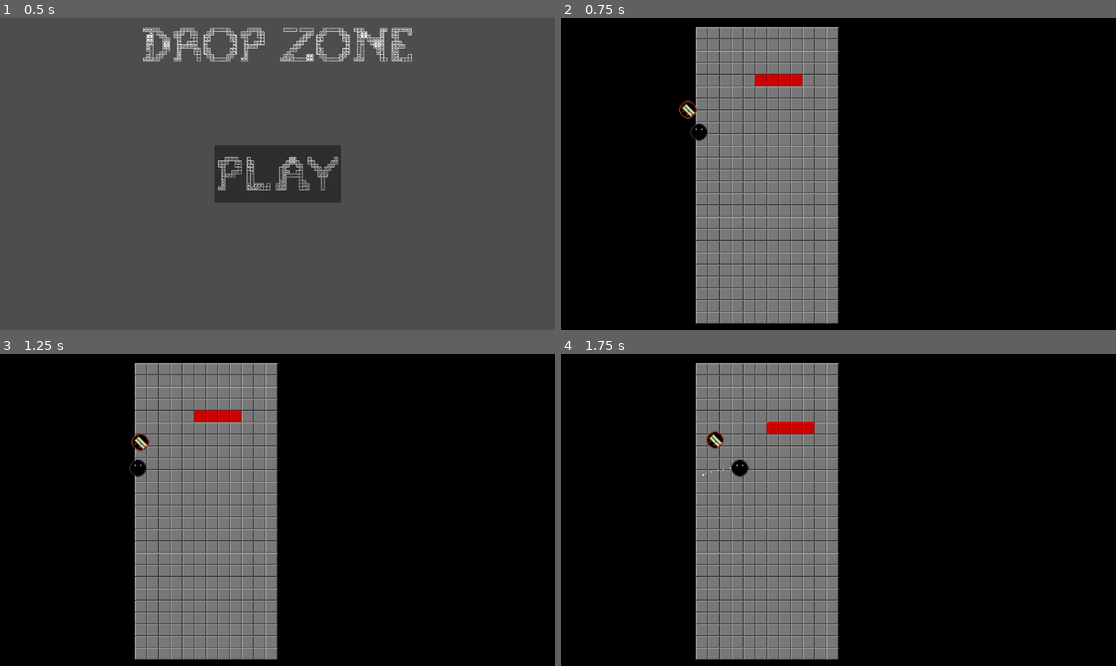
Above: before the commit, frames 1-4 (two rows, left to right).
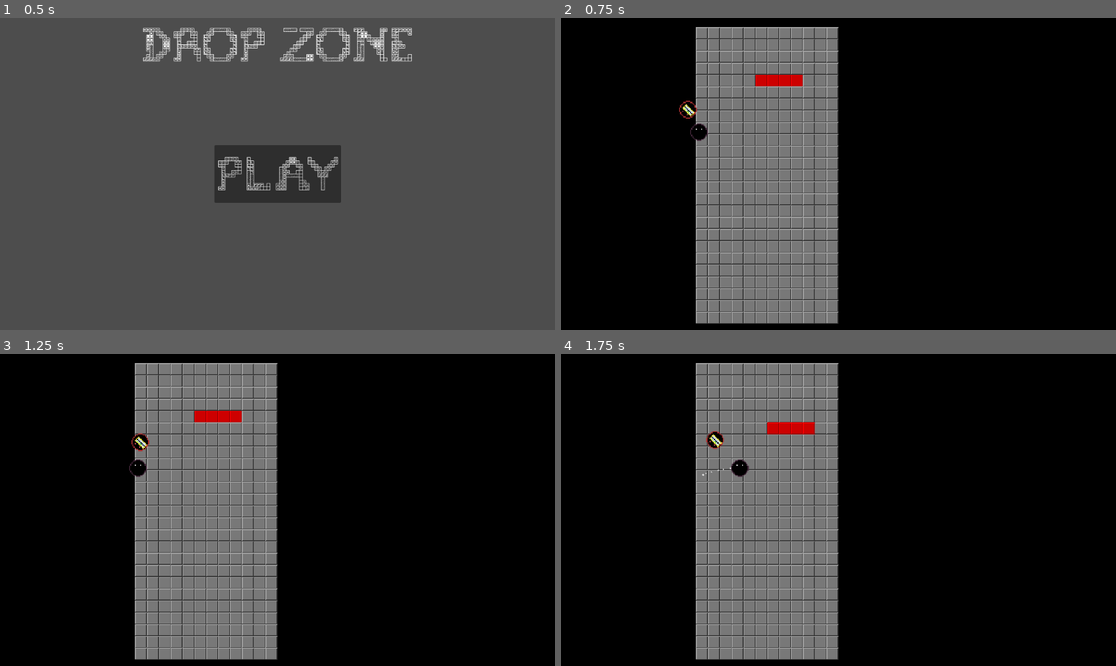
Above: after the commit, the same moments.

Repository: CodeOS99/DropZone
Game: Godot game, scene res://scenes/main_menu.tscn
Same seed, same stepped clock (60 frames per second), same inputs: the game is played once before the commit and once after it. The engine's default icon, where the game draws it, is replaced by a stand-in: a white triangle on a blue panel in a dark square.
Inputs:
- Up to frame 1 (0.5 s): no input
- Up to frame 2 (0.75 s): click "PLAY" at 0.5 s
- Up to frame 3 (1.25 s): no input
- Up to frame 4 (1.75 s): tap Enter at 1.25 s; hold D (right) from 1.28 s (still down); tap M (change_mode) at 1.35 s

Frame 1 is identical in both runs. In frame 2, 0.4% of the frame differs, in the area x 21-50%, y 3-98%; in frame 3, 0.4%; in frame 4, 0.4%.

Commit message:
Implemented the enemy moving towards a chosen random target tile

Diff:
--- a/project.godot
+++ b/project.godot
@@ -18,6 +18,10 @@
 [editor_plugins]
 
 enabled=PackedStringArray("res://addons/godot_super-wakatime/plugin.cfg")
+
+[global_group]
+
+TetrisBoard=""
 
 [gui]
 
@@ -67,5 +71,6 @@
 
 [rendering]
 
+textures/canvas_textures/default_texture_filter=0
 renderer/rendering_method="gl_compatibility"
 renderer/rendering_method.mobile="gl_compatibility"
--- a/scenes/enemy_one.tscn
+++ b/scenes/enemy_one.tscn
@@ -25,6 +25,9 @@
 "speed": 4.0
 }]
 
+[sub_resource type="CircleShape2D" id="CircleShape2D_252h6"]
+radius = 21.095
+
 [node name="EnemyOne" type="CharacterBody2D"]
 script = ExtResource("1_iqopr")
 
@@ -32,4 +35,11 @@
 scale = Vector2(3, 3)
 sprite_frames = SubResource("SpriteFrames_p6ryv")
 autoplay = "default"
-frame_progress = 0.691753
+frame_progress = 0.816543
+
+[node name="Area2D" type="Area2D" parent="."]
+
+[node name="CollisionShape2D" type="CollisionShape2D" parent="Area2D"]
+shape = SubResource("CircleShape2D_252h6")
+
+[connection signal="body_entered" from="Area2D" to="." method="_on_area_2d_body_entered"]
--- a/scenes/main_game.tscn
+++ b/scenes/main_game.tscn
@@ -13,72 +13,104 @@
 0:0/next_alternative_id = 11
 0:0/0 = 0
 0:0/1 = 1
+0:0/1/physics_layer_0/polygon_0/points = PackedVector2Array(-10.5, -10.25, 11.75, -11.25, 10, 10.75, -9.5, 9.75)
 0:0/2 = 2
 0:0/2/modulate = Color(0.724643, 0.724643, 0.724643, 1)
+0:0/2/physics_layer_0/polygon_0/points = PackedVector2Array(-10.5, -10.25, 11.75, -11.25, 10, 10.75, -9.5, 9.75)
 0:0/3 = 3
 0:0/3/modulate = Color(0.458405, 0.458405, 0.458405, 1)
+0:0/3/physics_layer_0/polygon_0/points = PackedVector2Array(-10.5, -10.25, 11.75, -11.25, 10, 10.75, -9.5, 9.75)
 0:0/4 = 4
 0:0/4/modulate = Color(0.196078, 0.196078, 0.196078, 1)
+0:0/4/physics_layer_0/polygon_0/points = PackedVector2Array(-10.5, -10.25, 11.75, -11.25, 10, 10.75, -9.5, 9.75)
 1:0/next_alternative_id = 5
 1:0/0 = 0
 1:0/1 = 1
+1:0/1/physics_layer_0/polygon_0/points = PackedVector2Array(-10.5, -10.25, 11.75, -11.25, 10, 10.75, -9.5, 9.75)
 1:0/2 = 2
 1:0/2/modulate = Color(0.724643, 0.724643, 0.724643, 1)
+1:0/2/physics_layer_0/polygon_0/points = PackedVector2Array(-10.5, -10.25, 11.75, -11.25, 10, 10.75, -9.5, 9.75)
 1:0/3 = 3
 1:0/3/modulate = Color(0.458405, 0.458405, 0.458405, 1)
+1:0/3/physics_layer_0/polygon_0/points = PackedVector2Array(-10.5, -10.25, 11.75, -11.25, 10, 10.75, -9.5, 9.75)
 1:0/4 = 4
 1:0/4/modulate = Color(0.196078, 0.196078, 0.196078, 1)
+1:0/4/physics_layer_0/polygon_0/points = PackedVector2Array(-10.5, -10.25, 11.75, -11.25, 10, 10.75, -9.5, 9.75)
 2:0/next_alternative_id = 5
 2:0/0 = 0
 2:0/1 = 1
+2:0/1/physics_layer_0/polygon_0/points = PackedVector2Array(-10.5, -10.25, 11.75, -11.25, 10, 10.75, -9.5, 9.75)
 2:0/2 = 2
 2:0/2/modulate = Color(0.724643, 0.724643, 0.724643, 1)
+2:0/2/physics_layer_0/polygon_0/points = PackedVector2Array(-10.5, -10.25, 11.75, -11.25, 10, 10.75, -9.5, 9.75)
 2:0/3 = 3
 2:0/3/modulate = Color(0.458405, 0.458405, 0.458405, 1)
+2:0/3/physics_layer_0/polygon_0/points = PackedVector2Array(-10.5, -10.25, 11.75, -11.25, 10, 10.75, -9.5, 9.75)
 2:0/4 = 4
 2:0/4/modulate = Color(0.196078, 0.196078, 0.196078, 1)
+2:0/4/physics_layer_0/polygon_0/points = PackedVector2Array(-10.5, -10.25, 11.75, -11.25, 10, 10.75, -9.5, 9.75)
 3:0/next_alternative_id = 5
 3:0/0 = 0
 3:0/1 = 1
+3:0/1/physics_layer_0/polygon_0/points = PackedVector2Array(-10.5, -10.25, 11.75, -11.25, 10, 10.75, -9.5, 9.75)
 3:0/2 = 2
 3:0/2/modulate = Color(0.724643, 0.724643, 0.724643, 1)
+3:0/2/physics_layer_0/polygon_0/points = PackedVector2Array(-10.5, -10.25, 11.75, -11.25, 10, 10.75, -9.5, 9.75)
 3:0/3 = 3
 3:0/3/modulate = Color(0.458405, 0.458405, 0.458405, 1)
+3:0/3/physics_layer_0/polygon_0/points = PackedVector2Array(-10.5, -10.25, 11.75, -11.25, 10, 10.75, -9.5, 9.75)
 3:0/4 = 4
 3:0/4/modulate = Color(0.196078, 0.196078, 0.196078, 1)
+3:0/4/physics_layer_0/polygon_0/points = PackedVector2Array(-10.5, -10.25, 11.75, -11.25, 10, 10.75, -9.5, 9.75)
 4:0/next_alternative_id = 5
 4:0/0 = 0
 4:0/1 = 1
+4:0/1/physics_layer_0/polygon_0/points = PackedVector2Array(-10.5, -10.25, 11.75, -11.25, 10, 10.75, -9.5, 9.75)
 4:0/2 = 2
 4:0/2/modulate = Color(0.724643, 0.724643, 0.724643, 1)
+4:0/2/physics_layer_0/polygon_0/points = PackedVector2Array(-10.5, -10.25, 11.75, -11.25, 10, 10.75, -9.5, 9.75)
 4:0/3 = 3
 4:0/3/modulate = Color(0.458405, 0.458405, 0.458405, 1)
+4:0/3/physics_layer_0/polygon_0/points = PackedVector2Array(-10.5, -10.25, 11.75, -11.25, 10, 10.75, -9.5, 9.75)
 4:0/4 = 4
 4:0/4/modulate = Color(0.196078, 0.196078, 0.196078, 1)
+4:0/4/physics_layer_0/polygon_0/points = PackedVector2Array(-10.5, -10.25, 11.75, -11.25, 10, 10.75, -9.5, 9.75)
 5:0/next_alternative_id = 5
 5:0/0 = 0
 5:0/1 = 1
+5:0/1/physics_layer_0/polygon_0/points = PackedVector2Array(-10.5, -10.25, 11.75, -11.25, 10, 10.75, -9.5, 9.75)
 5:0/2 = 2
 5:0/2/modulate = Color(0.724643, 0.724643, 0.724643, 1)
+5:0/2/physics_layer_0/polygon_0/points = PackedVector2Array(-16, -16, 16, -16, 16, 16, -16, 16)
 5:0/3 = 3
 5:0/3/modulate = Color(0.458405, 0.458405, 0.458405, 1)
+5:0/3/physics_layer_0/polygon_0/points = PackedVector2Array(-10.5, -10.25, 11.75, -11.25, 10, 10.75, -9.5, 9.75)
 5:0/4 = 4
 5:0/4/modulate = Color(0.196078, 0.196078, 0.196078, 1)
+5:0/4/physics_layer_0/polygon_0/points = PackedVector2Array(-10.5, -10.25, 11.75, -11.25, 10, 10.75, -9.5, 9.75)
 6:0/next_alternative_id = 5
 6:0/0 = 0
 6:0/1 = 1
+6:0/1/physics_layer_0/polygon_0/points = PackedVector2Array(-10.5, -10.25, 11.75, -11.25, 10, 10.75, -9.5, 9.75)
 6:0/2 = 2
 6:0/2/modulate = Color(0.724643, 0.724643, 0.724643, 1)
+6:0/2/physics_layer_0/polygon_0/points = PackedVector2Array(-10.5, -10.25, 11.75, -11.25, 10, 10.75, -9.5, 9.75)
 6:0/3 = 3
 6:0/3/modulate = Color(0.458405, 0.458405, 0.458405, 1)
+6:0/3/physics_layer_0/polygon_0/points = PackedVector2Array(-10.5, -10.25, 11.75, -11.25, 10, 10.75, -9.5, 9.75)
 6:0/4 = 4
 6:0/4/modulate = Color(0.196078, 0.196078, 0.196078, 1)
+6:0/4/physics_layer_0/polygon_0/points = PackedVector2Array(-10.5, -10.25, 11.75, -11.25, 10, 10.75, -9.5, 9.75)
 7:0/next_alternative_id = 6
 7:0/0 = 0
 7:0/1 = 1
+7:0/1/physics_layer_0/polygon_0/points = PackedVector2Array(-10.5, -10.25, 11.75, -11.25, 10, 10.75, -9.5, 9.75)
 7:0/2 = 2
+7:0/2/physics_layer_0/polygon_0/points = PackedVector2Array(-10.5, -10.25, 11.75, -11.25, 10, 10.75, -9.5, 9.75)
 7:0/3 = 3
+7:0/3/physics_layer_0/polygon_0/points = PackedVector2Array(-10.5, -10.25, 11.75, -11.25, 10, 10.75, -9.5, 9.75)
 7:0/4 = 4
+7:0/4/physics_layer_0/polygon_0/points = PackedVector2Array(-10.5, -10.25, 11.75, -11.25, 10, 10.75, -9.5, 9.75)
 8:0/0 = 0
 9:0/0 = 0
 10:0/0 = 0
@@ -106,6 +138,7 @@
 
 [sub_resource type="TileSet" id="TileSet_vy4ka"]
 tile_size = Vector2i(32, 32)
+physics_layer_0/collision_layer = 1
 sources/0 = SubResource("TileSetAtlasSource_hso0e")
 
 [node name="MainGame" type="Node2D"]
@@ -117,7 +150,7 @@
 scale = Vector2(52.9453, 26.3672)
 texture = ExtResource("3_1bu05")
 
-[node name="TetrisBoard" type="TileMapLayer" parent="."]
+[node name="TetrisBoard" type="TileMapLayer" parent="." groups=["TetrisBoard"]]
 position = Vector2(190, 25)
 tile_map_data = PackedByteArray("AAAAAAMAAAAHAAAAAAABAAMAAAAHAAAAAAACAAMAAAAHAAAAAAADAAMAAAAHAAAAAAAEAAMAAAAHAAAAAAAFAA …(4720 unchanged characters)…
 tile_set = SubResource("TileSet_vy4ka")
--- a/scripts/enemy_one.gd
+++ b/scripts/enemy_one.gd
@@ -15,6 +15,19 @@
 	move_and_slide()
 	update_target()
 
+	if should_get_new_target():
+		set_target()
+
+	var tolerance = 10
+	if global_position.distance_to(target_pos) <= tolerance:
+		print("yes")
+
+func should_get_new_target():
+	var piece = Globals.tetris.pieces[piece_idx]
+
+	if tile_displ in piece[3]:
+		return true
+
 func set_target():
 	piece_idx = Globals.tetris.get_random_piece_idx()
 	var piece = Globals.tetris.pieces[piece_idx]
@@ -25,3 +38,7 @@
 func update_target():
 	var piece = Globals.tetris.pieces[piece_idx]
 	target_pos = Globals.tetris.to_global(Globals.tetris.map_to_local(piece[1] + tile_displ))
+
+func _on_area_2d_body_entered(body: Node2D) -> void:
+	if body.is_in_group("TetrisBoard"):
+		pass
Not shown: 1 places in scenes/enemy_one.tscn that only renumber resources
